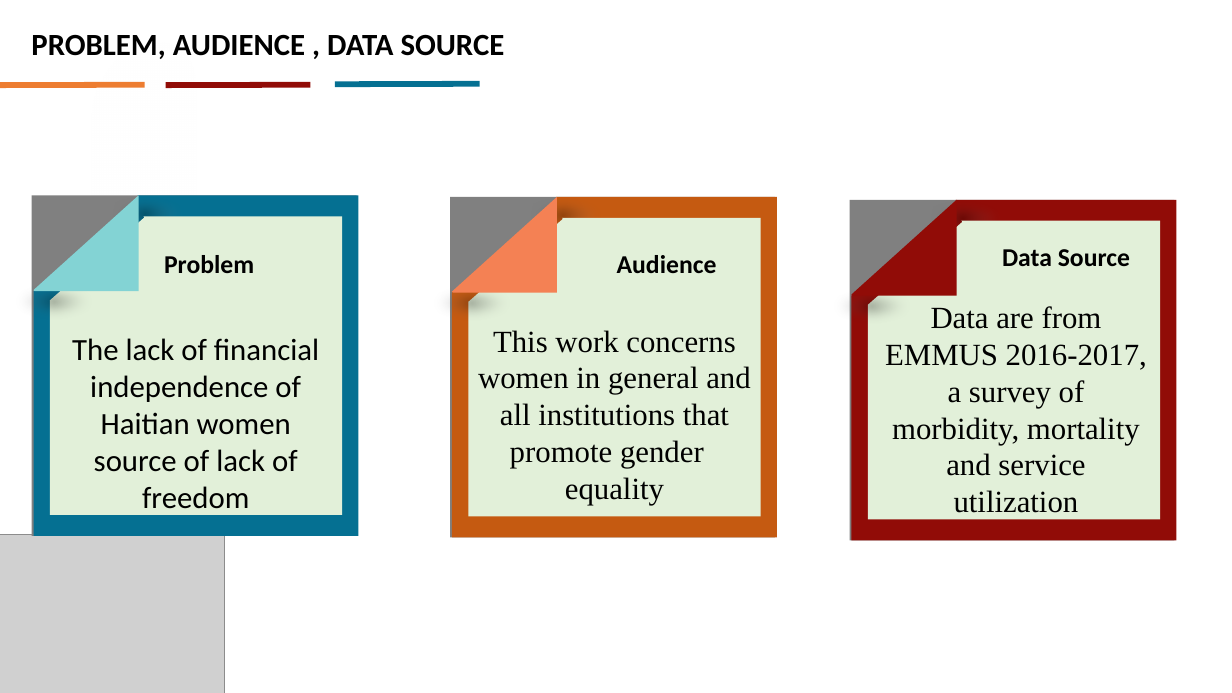
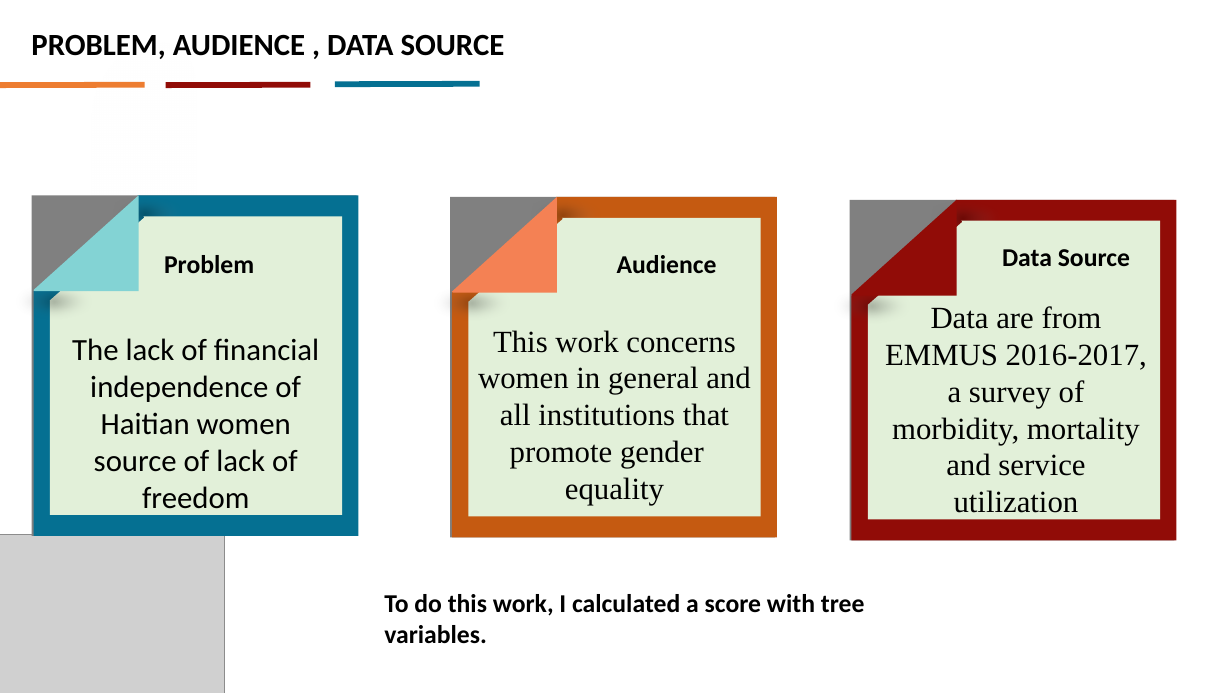
Before and after one commit to gothie348/Final-project, a slide deck: slide 3 of capstone prentation [Autosaved].pptx. Drawn at 1232x693 pixels with LibreOffice and Linux fonts; fonts in the diff are those of the drawing; grey boxes stand for pictures. Boxes give left, top, right and bottom in pixels: in the first picture for what was removed or moved away, otherwise in the second. Text is boxed around its words. In the diff, an @@ line names an element or a change of style, - is before the commit and + after.

```diff
--- a/capstone prentation [Autosaved].pptx
+++ b/capstone prentation [Autosaved].pptx
@@ text added at [384,594,865,644], 20 pt, text #000000, bold @@
+To do this work, I calculated a score with tree variables.
```
Also in this commit, not shown: 2 other slides changed.
